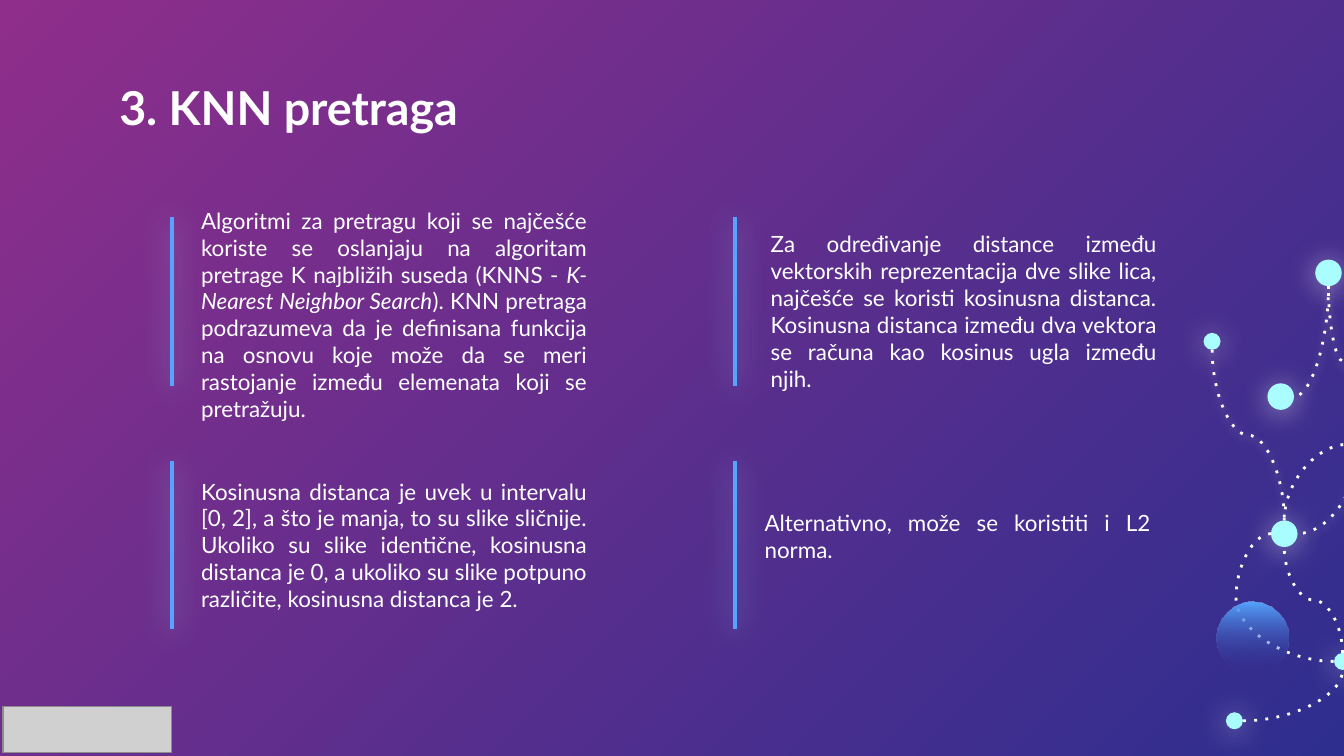
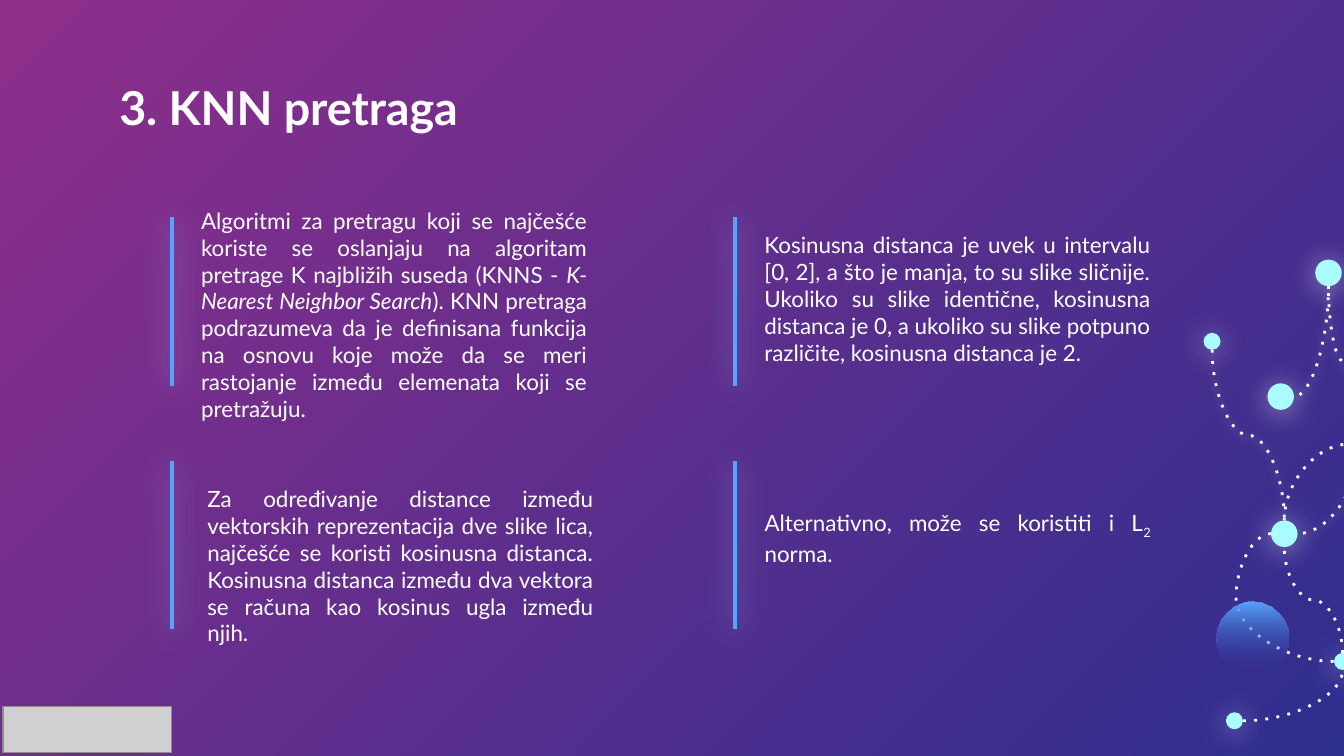
Before and after one commit to DavorJordacevic/MATHVERSE_Finbet_AI, a slide deck: slide 5 of Grafovi za Prepoznavanje i Pretragu Sličnih Entiteta.pptx. Drawn at 1344x756 pixels with LibreOffice and Linux fonts; fonts in the diff are those of the drawing; grey boxes stand for pictures. Boxes give left, top, right and bottom in pixels: in the first picture for what was removed or moved away, otherwise in the second. Text is boxed around its words. In the diff, an @@ line names an element or a change of style, - is before the commit and + after.

```diff
--- a/Grafovi za Prepoznavanje i Pretragu Sličnih Entiteta.pptx
+++ b/Grafovi za Prepoznavanje i Pretragu Sličnih Entiteta.pptx
@@ subtitle "Kosinusna distanca je uvek u ..." moved from (x1=201, y1=483, x2=587, y2=611) to (x1=764, y1=236, x2=1150, y2=365) @@
@@ subtitle "Za određivanje distance između vektorskih ..." moved from (x1=771, y1=235, x2=1157, y2=364) to (x1=207, y1=490, x2=593, y2=619) @@
@@ subtitle "Alternativno, može se koristiti i ..." at (x1=765, y1=514, x2=1114, y2=562): now subscript in "L2" @@
```
Also in this commit, not shown: 12 other slides changed.
